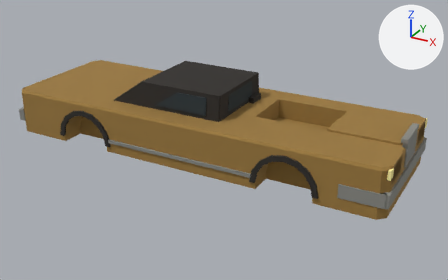
An edit to the glTF model game/public/models/base_lincoln.glb, drawn before and after from the same camera.
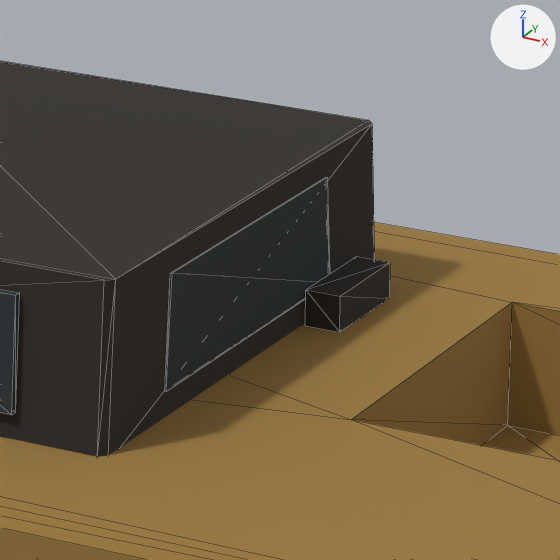
Each version is shown whole from a 50 mm lens placed at (5.22, -9.02, 3.93), pointed at (0.3, -0.06, -0.55), then close up on the part from 45% to 64% of the width and 20% to 49% of the height. Arrows for +X, +Y and +Z are at upper right; the lights stay in place. The last two pictures show the newer version. The close-ups show mesh edges as thin lines. Vertices at exactly the same position are counted once.

In view in the first close-up: 'base_lincoln'.
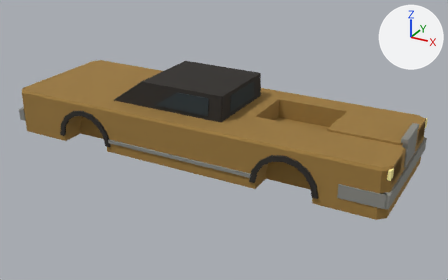
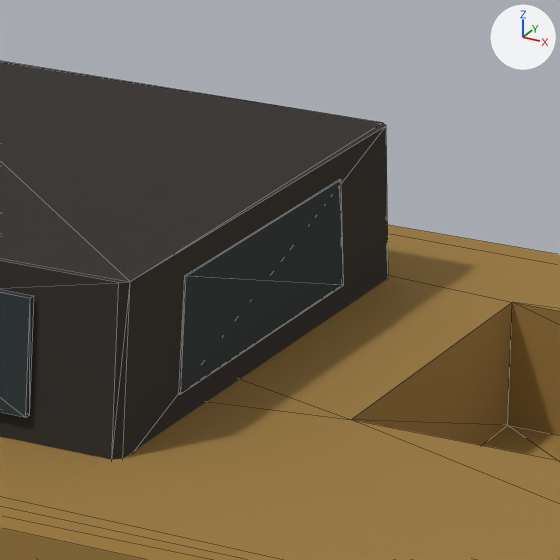
The change in detail:
me_lower is used by ob_base_lincoln; location (0.0, 0.0, 0.0).
Verts and faces of me_lower; kept vertices keep their numbers, new ones are numbered from 404.
Before the commit, vertices of me_lower: 252 (0.57, 0.76, 0.08), 254 (0.57, -0.76, 0.08), 256 (0.59, 0.74, 0.08), 257 (0.59, -0.74, 0.08), 260 (0.57, 0.72, 0.54) at pixel (368, 120).
Before the commit, vertices of me_lower: 262 (0.57, -0.72, 0.54) at pixel (104, 280), 264 (0.59, 0.7, 0.54) at pixel (372, 123), 265 (0.59, -0.7, 0.54) at pixel (115, 279), 356 (0.34, 0.75, 0.17), 357 (0.34, 0.77, 0.17).
Before the commit, vertices of me_lower: 362 (0.34, 0.73, 0.47), 363 (0.34, 0.75, 0.47), 364 (0.34, -0.75, 0.17) at pixel (15, 412), 365 (0.34, -0.77, 0.17) at pixel (11, 415), 370 (0.34, -0.73, 0.47) at pixel (19, 292).
Before the commit, vertices of me_lower: 371 (0.34, -0.75, 0.47) at pixel (15, 295).
me_lower had 404 vertices, 776 faces and spanned x -3.56..3.56, y -1.21..1.21, z -0.72..0.54.
me_lower now has 396 vertices, 764 faces and spans x -3.56..3.56, y -1.21..1.21, z -0.72..0.54.
me_lower part 1: the loose piece of 8 vertices spanning x 0.59..0.6, y -0.45..0.45, z 0.17..0.47 is moved by (0.04, 0.0, 0.0).
me_lower part 2: the loose piece of 8 vertices spanning x 0.6..0.7, y 0.3..0.6, z 0.1..0.2 is deleted.
Part 3, on me_lower:
Vertices 252, 254, 256, 257, 260, 262, 264, 265, 356, 357, 362 to 365, 370, 371 move by (0.04, 0.0, 0.0).

Boxes [x1, y1, x2, y2] around the edits, measured in the close-ups (560 x 560 px; the box of a moved part takes in the faces that stretch with it):
part 1 of me_lower, moved or reshaped: before [165, 177, 330, 392]; after [179, 180, 344, 394]
part 2 of me_lower, deleted (black): before [305, 257, 390, 332]
part 3 of me_lower, moved or reshaped: before [0, 61, 375, 457]; after [0, 61, 388, 460]
